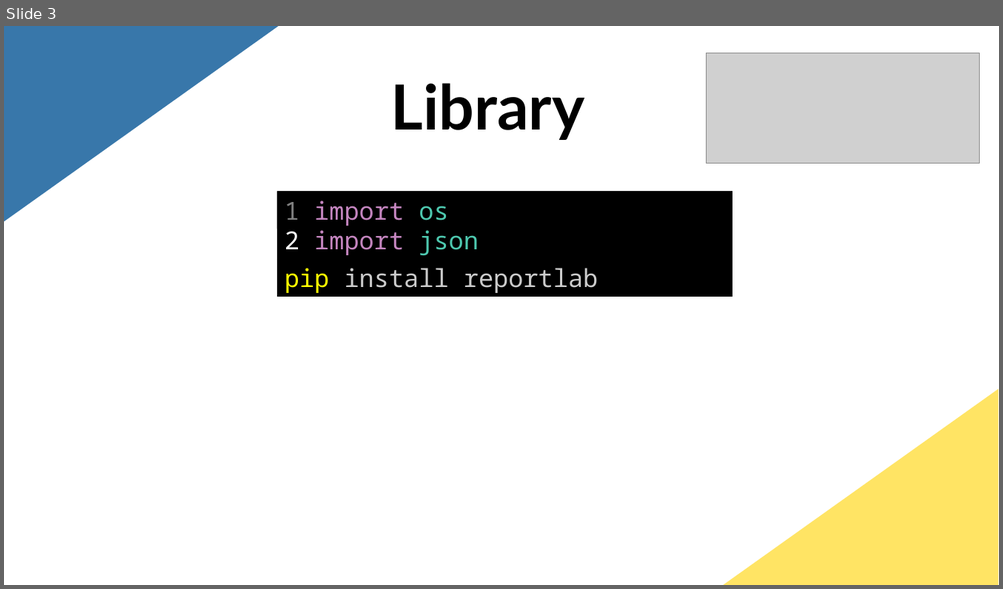
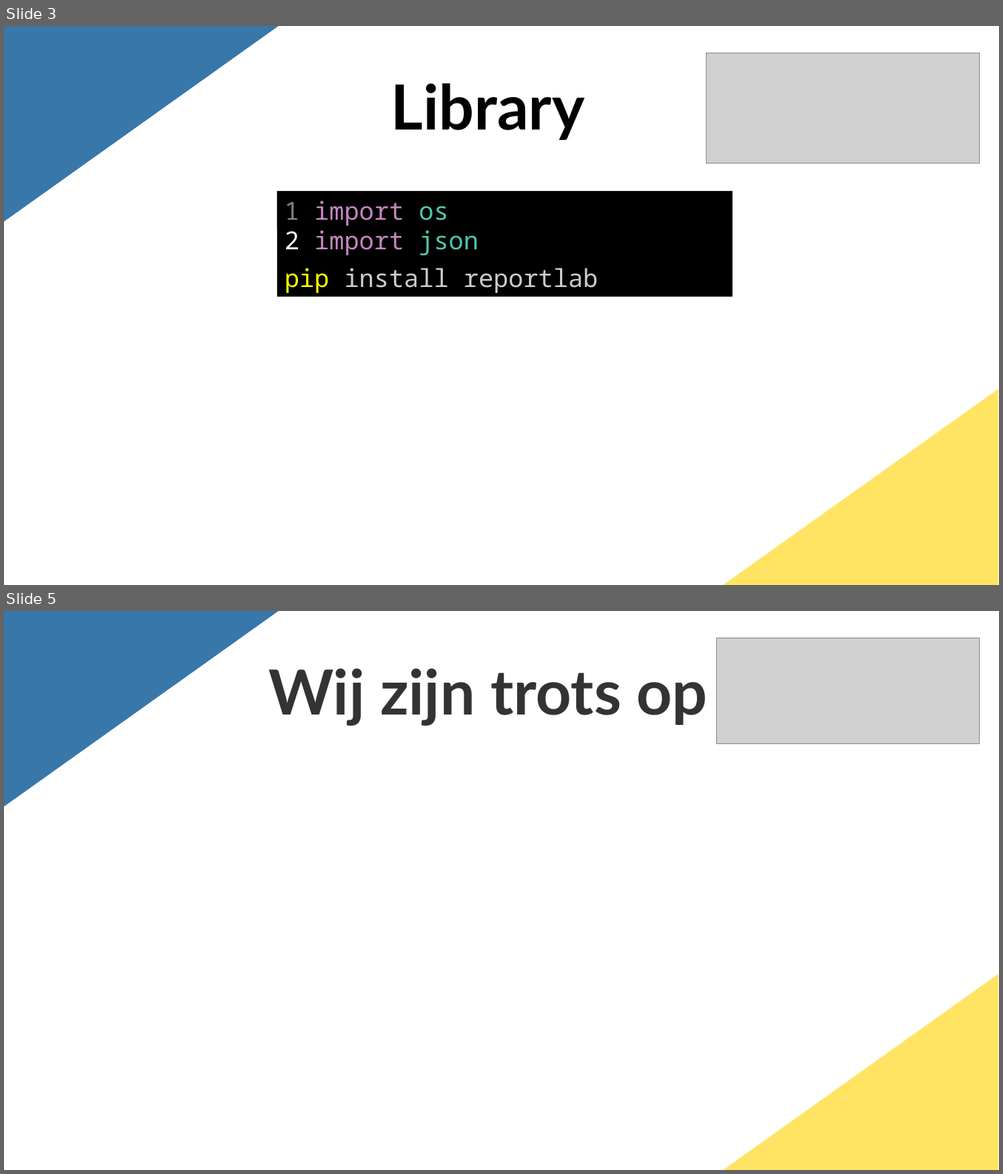
Before and after one commit to RuoFeng207/project_2, a slide deck: How to make money with software.pptx. Shown one above the other, each under a label of ours: slide 3 before the commit, slides 3 and 5 after it; the slides between them are not shown. The pictures are 1003x589 and 1003x1174 pixels, drawn with LibreOffice and Linux fonts; fonts in the diff are those of the drawing; grey boxes stand for pictures. Boxes give left, top, right and bottom in pixels: in the first picture for what was removed or moved away, otherwise in the second. Text is boxed around its words. In the diff, an @@ line names an element or a change of style, - is before the commit and + after.

```diff
--- a/How to make money with software.pptx
+++ b/How to make money with software.pptx
@@ slide 5 added at (4,611,999,1170), background #FFFFFF @@
@@ right triangle added at (4,611,277,806), fill #3877AA, outline #3877AA 1.5 pt @@
@@ picture added at (717,638,979,743) @@
@@ title added at (268,668,707,726), 60 pt, text #333333, bold @@
+Wij zijn trots op
@@ right triangle added at (724,976,997,1170), fill #FFE464, outline #FFE464 1.5 pt @@
```
Also in this commit, not shown: 5 slides changed, 1 other file.
